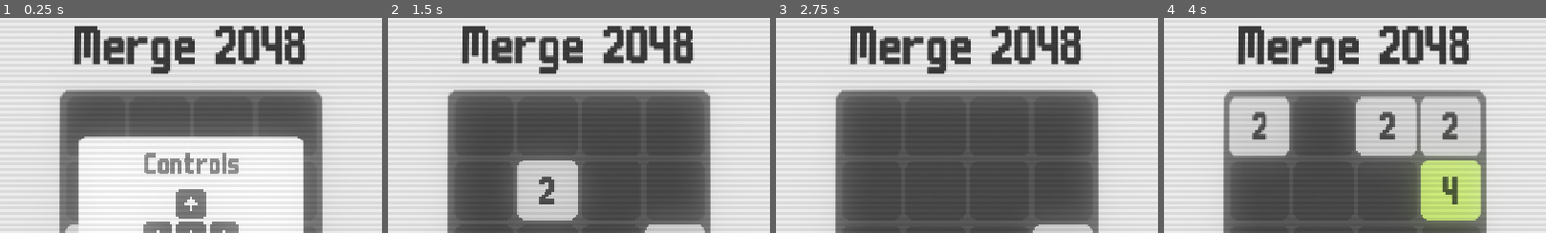
Above: before the commit, frames 1-4 (left to right).
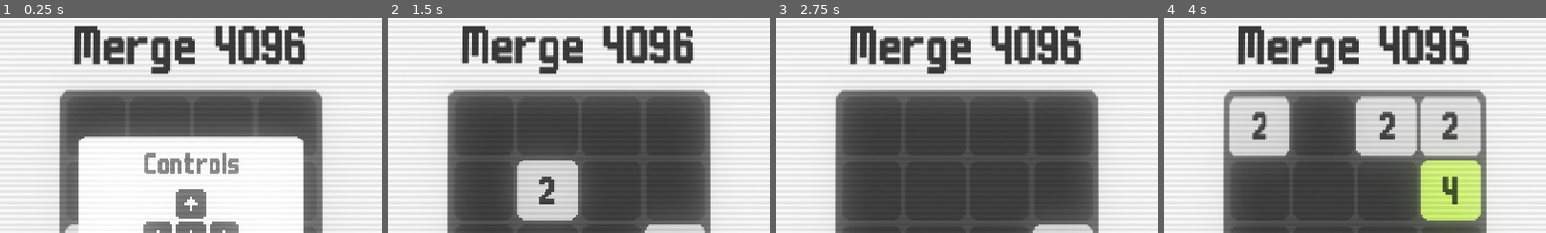
Above: after the commit, the same moments.

Repository: ancoder-games/2048
Game: Godot game, scene res://src/core/main/main.tscn
The game is run twice, just before and just after one commit, with the same random seed, the same clock (stepped at 60 frames per second) and the same inputs. The engine's default icon, where the game draws it, is replaced by a stand-in: a white triangle on a blue panel in a dark square.
Inputs (mouse positions are % of the whole screen's width and height, from its top left):
- Up to frame 1 (0.25 s): no input
- Up to frame 2 (1.5 s): click "OK" at 0.5 s; tap Enter (ui_accept) at 1.25 s; move the mouse to (72, 45) at 1.27 s; hold Right (right) from 1.28 s (still down); tap Alt at 1.35 s; click (72, 45) at 1.42 s
- Up to frame 3 (2.75 s): tap Enter (ui_accept) at 1.52, 2, 2.27 s; move the mouse to (30, 55) at 2.02 s; release Right (right) at 2.03 s; hold Down (down) from 2.03 s (still down); tap Shift at 2.1 s
- Up to frame 4 (4 s): tap Enter (ui_accept) at 2.75, 3.5, 3.77 s; move the mouse to (60, 28) at 2.77 s; release Down (down) at 2.78 s; hold Right (right) 2.78-3.53 s; tap Alt at 2.85 s; move the mouse to (45, 70) at 3.52 s; hold Up (up) from 3.53 s (still down); tap Shift at 3.6 s; click (45, 70) at 3.67 s
The pictures show only the part of the screen within x 25-75%, y 2-52%; the shares and areas given below are measured in that part.

The runs differ from the first frame. In frame 1, 1.0% of the frame differs, in the area x 56-80%, y 3-22%; in frame 2, 1.0%; in frame 3, 1.0%; in frame 4, 1.0%.

Commit message:
Add more colors

Diff:
--- a/src/core/main/main.tscn
+++ b/src/core/main/main.tscn
@@ -15,7 +15,7 @@
 glow_bloom = 0.6
 adjustment_enabled = true
 adjustment_brightness = 1.1
-adjustment_contrast = 0.7
+adjustment_contrast = 0.8
 
 [sub_resource type="LabelSettings" id="LabelSettings_eijcj"]
 font_size = 82
@@ -59,7 +59,7 @@
 offset_right = 179.5
 offset_bottom = 48.0
 grow_horizontal = 2
-text = "Merge 2048"
+text = "Merge 4096"
 label_settings = SubResource("LabelSettings_eijcj")
 horizontal_alignment = 1
 vertical_alignment = 1
